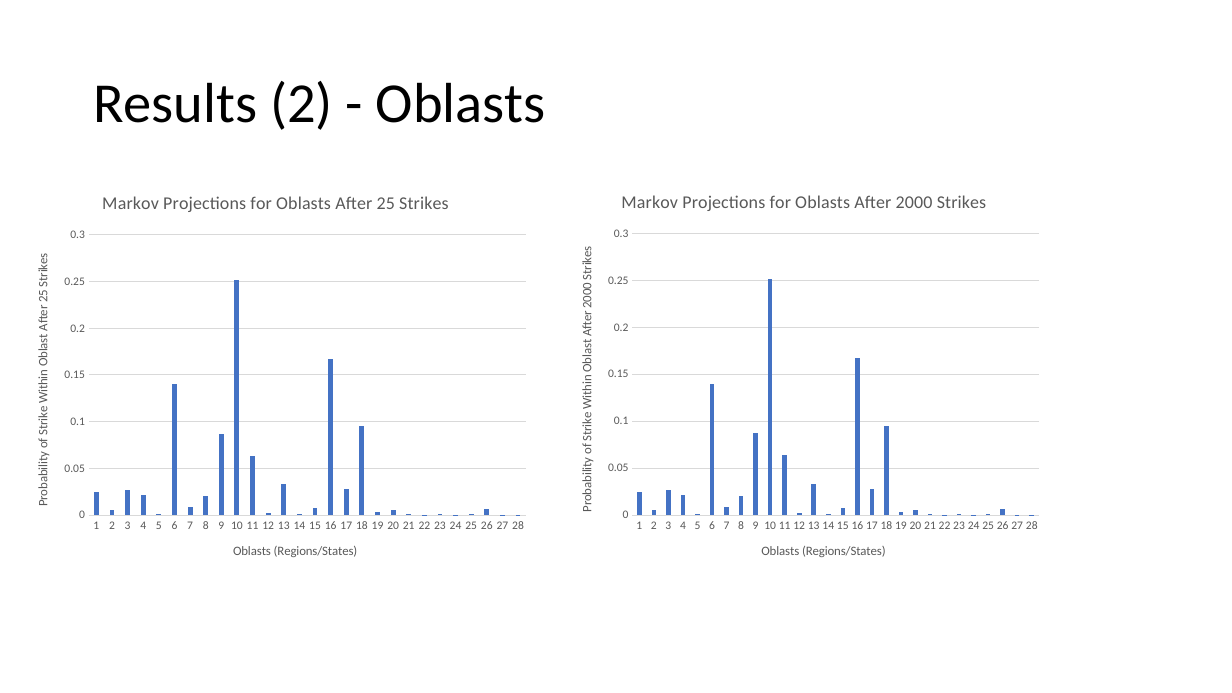
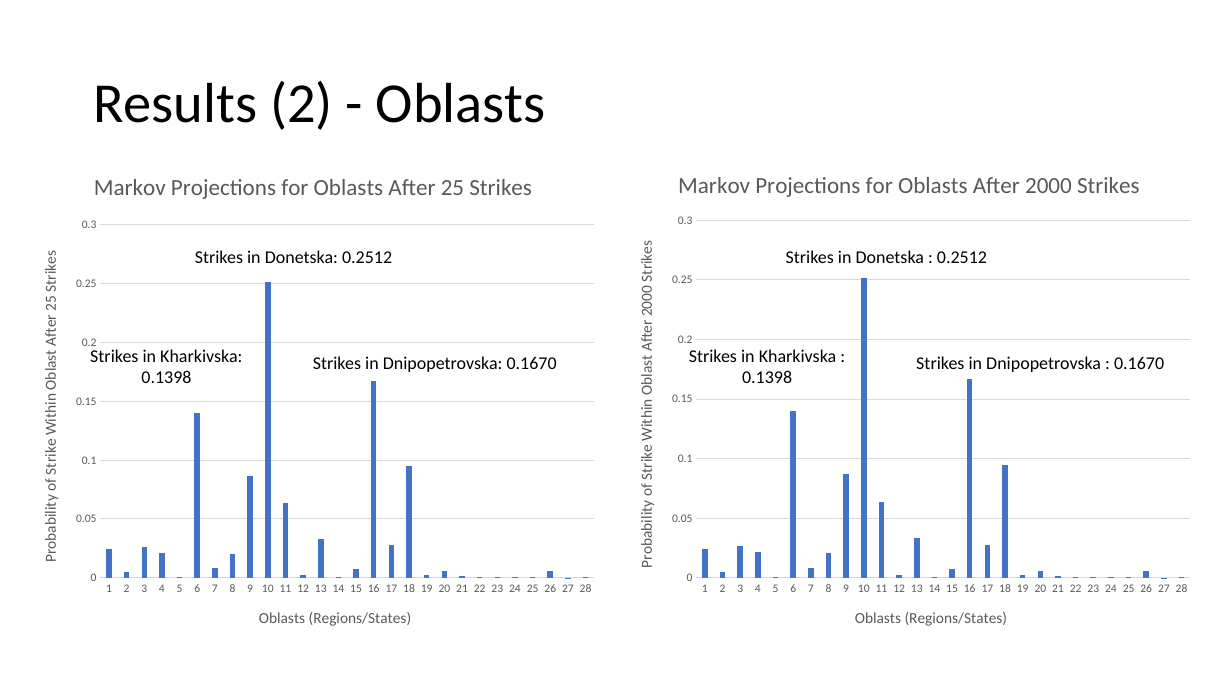
Before and after one commit to eglhannah/understanding_uncertainty_ukraine_project, a slide deck: slide 7 of Slide Deck Skeleton.pptx (slide 9 before the commit). Drawn at 1232x693 pixels with LibreOffice and Linux fonts; fonts in the diff are those of the drawing. Boxes give left, top, right and bottom in pixels: in the first picture for what was removed or moved away, otherwise in the second. Text is boxed around its words. In the diff, an @@ line names an element or a change of style, - is before the commit and + after.

```diff
--- a/Slide Deck Skeleton.pptx
+++ b/Slide Deck Skeleton.pptx
@@ column chart: place and size @@
-column chart at box(16, 174, 537, 578)
+column chart at box(20, 152, 606, 648)
@@ column chart: place and size @@
-column chart at box(560, 174, 1049, 578)
+column chart at box(616, 152, 1202, 648)
@@ text added at box(195, 250, 392, 263), 14 pt, text #000000 @@
+Strikes in Donetska: 0.2512
@@ text added at box(786, 250, 987, 263), 14 pt, text #000000 @@
+Strikes in Donetska : 0.2512
@@ text added at box(90, 349, 242, 383), 14 pt, text #000000 @@
+Strikes in Kharkivska: 0.1398
@@ text added at box(313, 356, 557, 372), 14 pt, text #000000 @@
+Strikes in Dnipopetrovska: 0.1670
@@ text added at box(689, 349, 837, 383), 14 pt, text #000000 @@
+Strikes in Kharkivska : 0.1398
@@ text added at box(916, 356, 1164, 372), 14 pt, text #000000 @@
+Strikes in Dnipopetrovska : 0.1670
```
Also in this commit, not shown: 2 other slides changed, 2 slides added, 4 slides removed.
